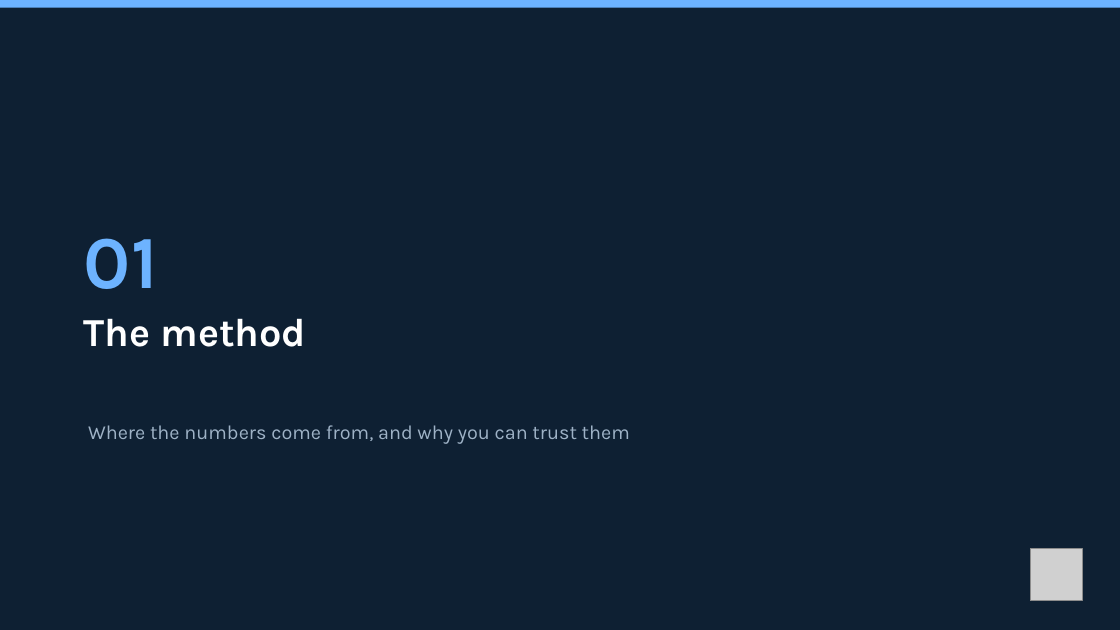
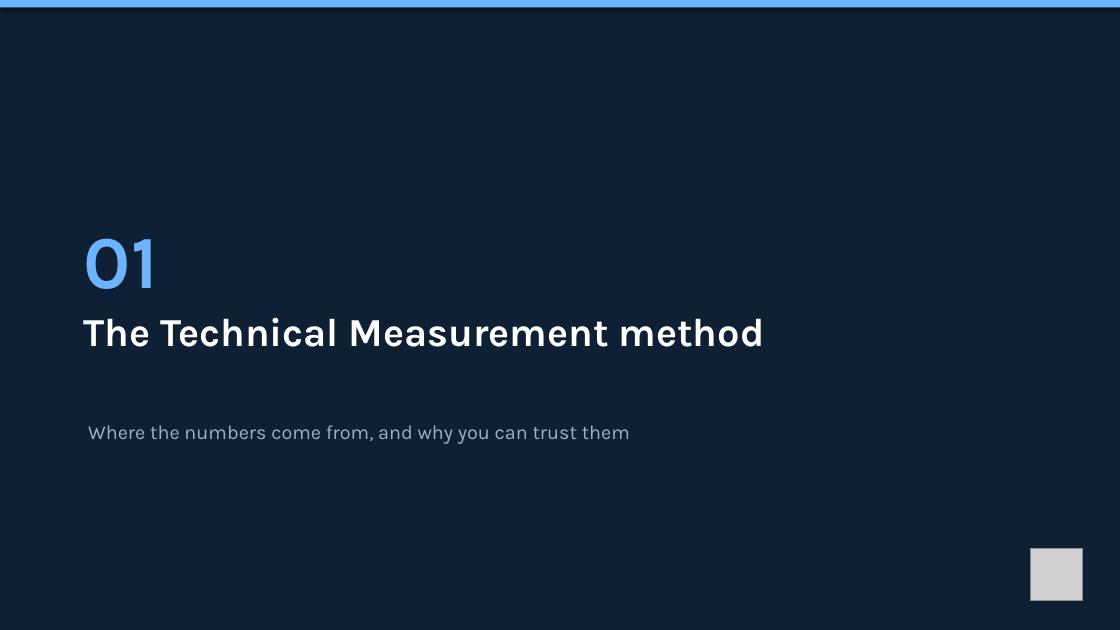
Before and after one commit to mxmap-it/osservatorio-nazionale-sovranita-digitale, a slide deck: slide 4 of static/slide/sfscon-2026-mxmap-italia.pptx. Drawn at 1120x630 pixels with LibreOffice and Linux fonts; fonts in the diff are those of the drawing; grey boxes stand for pictures. Boxes give left, top, right and bottom in pixels: in the first picture for what was removed or moved away, otherwise in the second. Text is boxed around its words. In the diff, an @@ line names an element or a change of style, - is before the commit and + after.

```diff
--- a/static/slide/sfscon-2026-mxmap-italia.pptx
+++ b/static/slide/sfscon-2026-mxmap-italia.pptx
@@ rectangle at (0,0,1120,8): shadow on @@
@@ text at (84,317,765,347): text changed @@
-The method
+The Technical Measurement method
```
Also in this commit, not shown: 38 other slides changed, 3 slides added, 3 slides removed, 4 other files.
